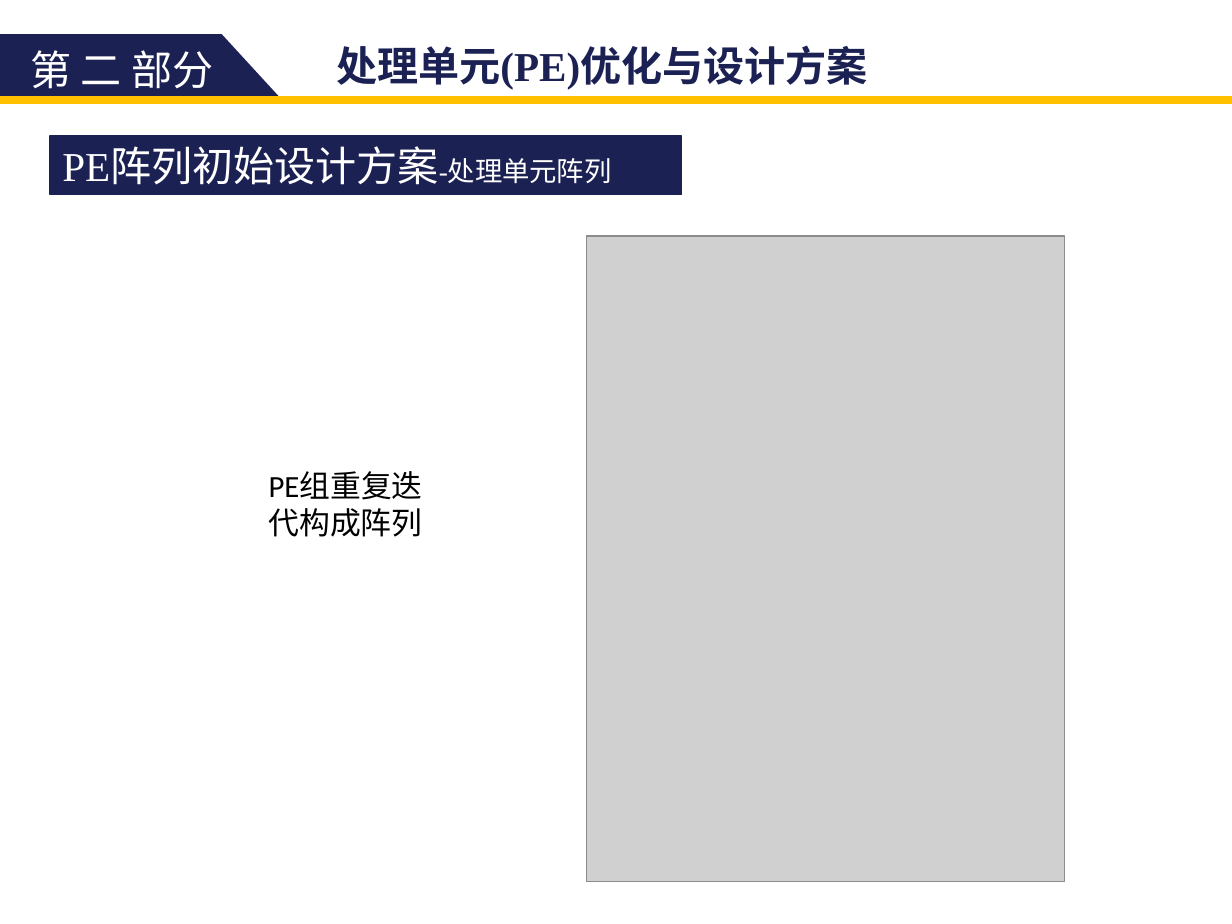
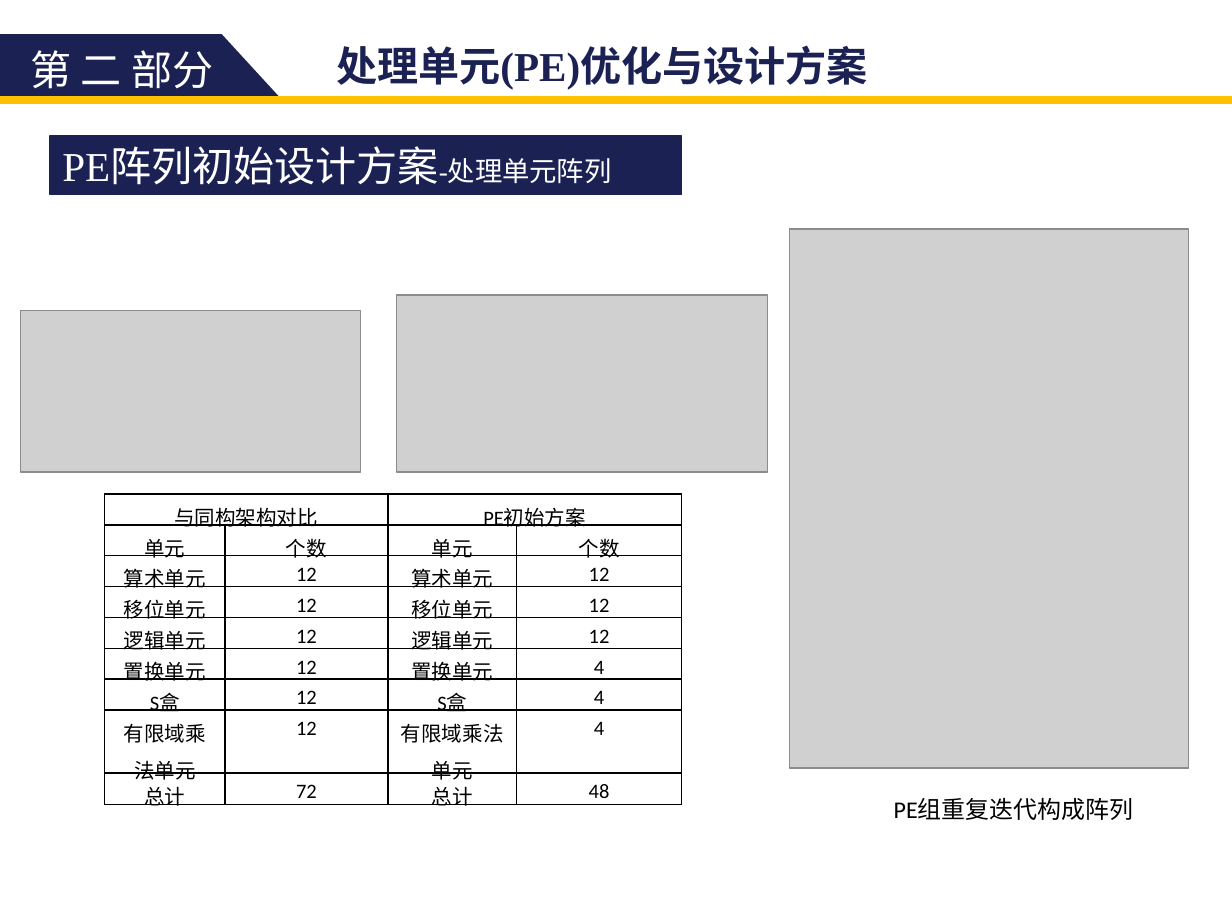
Before and after one commit to zdyzhan/bishe, a slide deck: slide 18 of 131199 李小泉.pptx. Drawn at 1232x924 pixels with LibreOffice and Linux fonts; fonts in the diff are those of the drawing; grey boxes stand for pictures. Boxes give left, top, right and bottom in pixels: in the first picture for what was removed or moved away, otherwise in the second. Text is boxed around its words. In the diff, an @@ line names an element or a change of style, - is before the commit and + after.

```diff
--- a/131199 李小泉.pptx
+++ b/131199 李小泉.pptx
@@ picture: place and size @@
-picture at (586, 235, 1064, 881)
+picture at (790, 229, 1189, 769)
@@ picture added at (397, 296, 768, 473) @@
@@ picture added at (21, 310, 361, 472) @@
@@ table added at (105, 494, 683, 810), 9 rows, 4 columns @@
+与同构架构对比 |  | PE初始方案 | 
+单元 | 个数 | 单元 | 个数
+算术单元 | 12 | 算术单元 | 12
+移位单元 | 12 | 移位单元 | 12
+逻辑单元 | 12 | 逻辑单元 | 12
+置换单元 | 12 | 置换单元 | 4
+S盒 | 12 | S盒 | 4
+有限域乘法单元 | 12 | 有限域乘法单元 | 4
+总计 | 72 | 总计 | 48
@@ text "PE组重复迭代构成阵列": place and size @@
-text "PE组重复迭代构成阵列" at (256, 461, 455, 548)
+text "PE组重复迭代构成阵列" at (894, 798, 1134, 820)
@@ text "PE组重复迭代构成阵列" at (894, 798, 1134, 820): size 18 to 14 pt @@
```
Also in this commit, not shown: 14 other slides changed, 3 other files.
